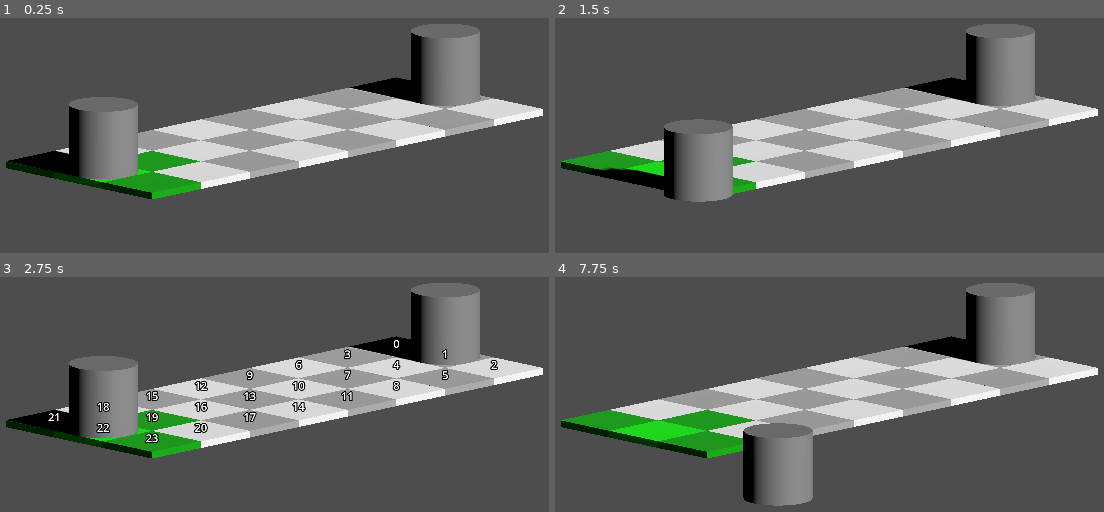
Above: before the commit, frames 1-4 (two rows, left to right).
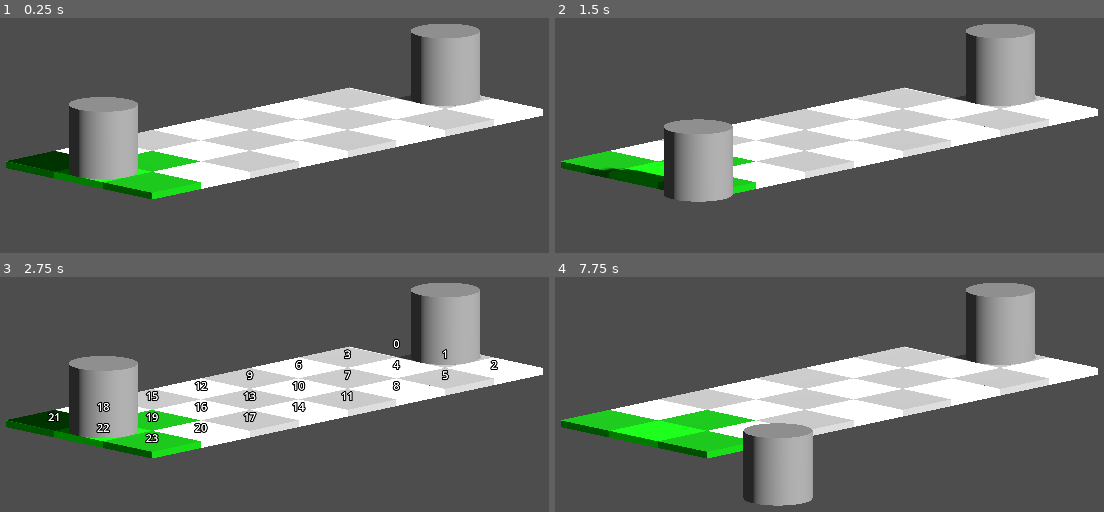
Above: after the commit, the same moments.

Repository: bejado/3d-platformer-tactics
Game: Godot game, scene res://main.tscn
Two runs of this game, one before a commit and one after it. Both use one fixed random seed, a clock stepped at 60 frames per second and the inputs below.
Inputs (mouse positions are in pixels of both pictures, inside the frame that each line leads up to):
- Up to frame 1 (0.25 s): no input
- Up to frame 2 (1.5 s): tap Enter at 0.5 s; move the mouse to (1005, 112) at 0.52 s; hold D 0.53-1.25 s; click (1005, 112) at 0.67 s; tap Space at 1.25 s; drag from (670, 156) to (791, 224) at 1.27 s
- Up to frame 3 (2.75 s): move the mouse to (356, 295) at 2.02 s; hold D from 2.03 s (still down)
- Up to frame 4 (7.75 s): release D at 2.75 s; tap Enter at 2.75, 4.25 s; drag from (791, 483) to (587, 326) at 2.77 s; tap Space at 3.5, 5 s; move the mouse to (1071, 460) at 3.52 s; drag from (587, 326) to (708, 281) at 4.27 s; move the mouse to (867, 394) at 5.02 s; click (867, 394) at 5.17 s; drag from (708, 281) to (670, 415) at 5.77 s; move the mouse to (1005, 371) at 6.52 s; hold D 6.53-7.25 s; drag from (670, 415) to (791, 483) at 7.27 s

The runs differ from the first frame. In frame 1, 26% of the frame differs, in the area x 1-99%, y 2-78%; in frame 2, 25%; in frame 3, 25%; in frame 4, 28%, in the area x 1-99%, y 2-98%.

Commit message:
Add a world environment

Diff:
--- a/main.tscn
+++ b/main.tscn
@@ -1,8 +1,10 @@
-[gd_scene load_steps=6 format=3 uid="uid://wnrmkghsv5i4"]
+[gd_scene load_steps=7 format=3 uid="uid://wnrmkghsv5i4"]
 
 [ext_resource type="Script" uid="uid://c4t0q4iy3mmp4" path="res://scripts/main.gd" id="1_h2yge"]
 [ext_resource type="Script" uid="uid://dncfiif3gkw85" path="res://scripts/GridSpawner.gd" id="1_ig7tw"]
 [ext_resource type="Script" uid="uid://cp61tk1lsl62y" path="res://scripts/Champion.gd" id="2_0xm2m"]
+
+[sub_resource type="Environment" id="Environment_h2yge"]
 
 [sub_resource type="CylinderMesh" id="CylinderMesh_ig7tw"]
 height = 1.0
@@ -26,6 +28,7 @@
 directional_shadow_split_2 = 0.412
 
 [node name="WorldEnvironment" type="WorldEnvironment" parent="."]
+environment = SubResource("Environment_h2yge")
 
 [node name="Floor" type="Node3D" parent="."]
 script = ExtResource("1_ig7tw")
